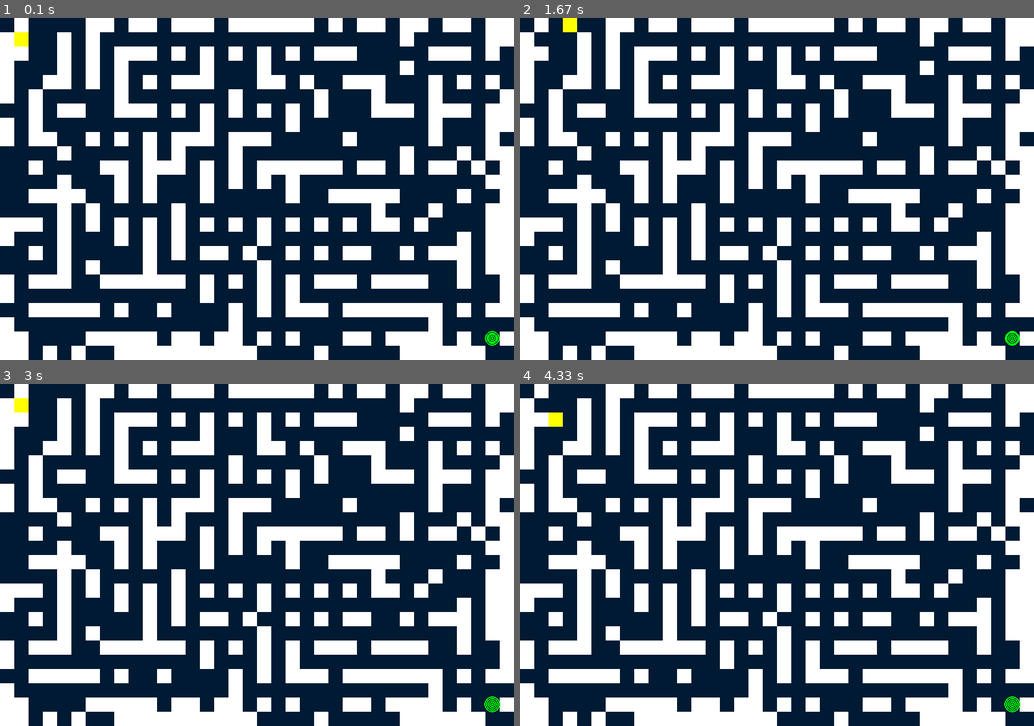
Above: before the commit, frames 1-4 (two rows, left to right).
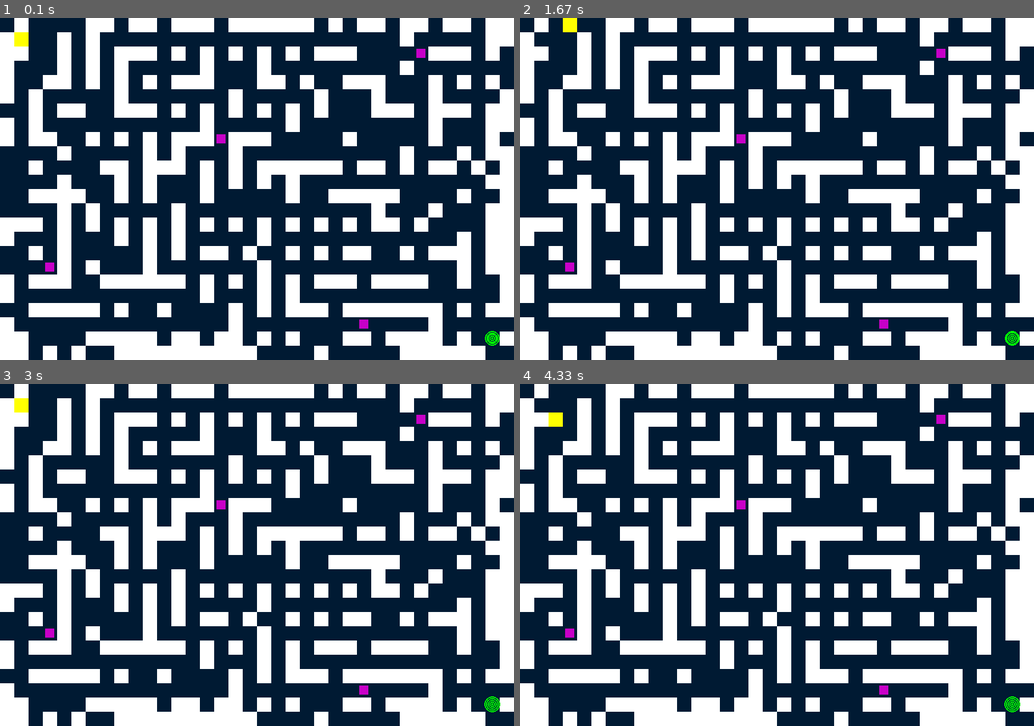
Above: after the commit, the same moments.

Repository: RileyTseng/Pygame
Game: pygame game, started from main.py
The game is run twice, just before and just after one commit, with the same random seed, the same clock (stepped at 60 frames per second) and the same inputs.
Inputs:
- Up to frame 1 (0.1 s): no input
- Up to frame 2 (1.67 s): hold Right 0.33-0.8 s; hold Up 0.83-1.13 s; hold Right 1.17-1.63 s
- Up to frame 3 (3 s): hold Left 1.67-2.2 s; hold Down 2.23-2.53 s; hold Left 2.57-2.97 s
- Up to frame 4 (4.33 s): hold Right 3.4-4.03 s; hold Down from 4.07 s (still down)

The runs differ from the first frame. In frame 1, 0.2% of the frame differs, in the area x 8-83%, y 9-91%; in frame 2, 0.2%; in frame 3, 0.2%; in frame 4, 0.2%.

Commit message:
新增傳送格子--玩家走道格子後會隨機傳到迷宮某處

Diff:
--- a/main.py
+++ b/main.py
@@ -25,6 +25,7 @@
 PLAYER_COLOR = (255, 255, 0)
 EXIT_COLOR = (0, 255, 0)
 HIDDEN_COLOR = (0, 0, 0)  # ★遮蔽黑色
+TRAP_COLOR = (200, 0, 200)  # 新增：傳送陷阱顏色（紫色）
 
 # ---------------------- 遊戲狀態 ----------------------
 maze = []
@@ -32,6 +33,7 @@
 exit_pos = {'x': ROWS - 2, 'y': COLS - 2}
 glow_time = 0
 show_victory = False
+traps = set()  # 存放 (r,c) 的傳送陷阱位置
 
 level = 1
 visible_map = None  # 第二關用：走過的格子
@@ -100,6 +102,18 @@
     player = {'x':1, 'y':1}
     show_victory = False
 
+    # ★ 在每張迷宮上隨機放置 3~7 個傳送陷阱，放在地面 (maze == 0) 上，且不能放在玩家起點或出口
+    traps.clear()
+    available = [(r, c) for r in range(ROWS) for c in range(COLS)
+                 if maze[r][c] == 0 and not (r == player['x'] and c == player['y'])
+                 and not (r == exit_pos['x'] and c == exit_pos['y'])]
+    trap_count = random.randint(3, 7)
+    if available:
+        trap_count = min(trap_count, len(available))
+        chosen = random.sample(available, trap_count)
+        for pos in chosen:
+            traps.add(pos)
+
     # 關卡視野設定
     if level == 1:
         visible_map = None
@@ -130,6 +144,29 @@
                 level += 1
                 generate_maze_for_next_level()
 
+        # ★ 處理傳送陷阱：如果踩到 trap，則立即傳送至地圖上另一個隨機非牆位置（排除出口與其他陷阱），並且移除該陷阱
+        if (nx, ny) in traps:
+            # remove the trap so it cannot be retriggered
+            traps.discard((nx, ny))
+
+            # 找所有可傳送的位置：非牆且不是其他陷阱、不是出口，也不能是玩家當前位置（避免原地傳送）
+            curr_pos = (nx, ny)
+            destinations = [(r, c) for r in range(ROWS) for c in range(COLS)
+                            if maze[r][c] == 0 and (r, c) not in traps
+                            and not (r == exit_pos['x'] and c == exit_pos['y'])
+                            and not (r, c) == curr_pos]
+            if destinations:
+                dest_r, dest_c = random.choice(destinations)
+                # 明確設定整數格座標以確保角色仍在格子中心
+                player['x'], player['y'] = int(dest_r), int(dest_c)
+
+                # 如果是第二關，也要把傳送到的新格子標記為已探索
+                if level == 2 and visible_map is not None:
+                    visible_map[int(dest_r)][int(dest_c)] = True
+            else:
+                # 沒有可傳送的合法位置：保留在原地，但已移除觸發陷阱
+                pass
+
 # ---------------------- 視野繪圖 ----------------------
 def draw_limited_view():
     radius = 2
@@ -159,6 +196,11 @@
 
             if r == exit_pos['x'] and c == exit_pos['y']:
                 pygame.draw.rect(screen, EXIT_COLOR, rect)
+            # 畫陷阱（若該格是地面且目前可見）
+            if (r, c) in traps:
+                # 畫一個小方塊代表陷阱
+                inner = (rect[0]+CELL_SIZE//6, rect[1]+CELL_SIZE//6, CELL_SIZE*2//3, CELL_SIZE*2//3)
+                pygame.draw.rect(screen, TRAP_COLOR, inner)
 
 # ---------------------- 繪圖 ----------------------
 def draw_exit_glow():
@@ -179,6 +221,11 @@
             for c in range(COLS):
                 if maze[r][c] == 1:
                     pygame.draw.rect(screen, WALL_COLOR, (c*CELL_SIZE, r*CELL_SIZE, CELL_SIZE, CELL_SIZE))
+                else:
+                    pygame.draw.rect(screen, BG_COLOR, (c*CELL_SIZE, r*CELL_SIZE, CELL_SIZE, CELL_SIZE))
+                    if (r, c) in traps:
+                        inner = (c*CELL_SIZE + CELL_SIZE//6, r*CELL_SIZE + CELL_SIZE//6, CELL_SIZE*2//3, CELL_SIZE*2//3)
+                        pygame.draw.rect(screen, TRAP_COLOR, inner)
     else:
         draw_limited_view()
 
@@ -201,6 +248,17 @@
     add_extra_paths(maze)
     ensure_exit_reachable(maze)
     show_victory = False
+
+    # 下一關同樣要放陷阱（3~7 個）
+    traps.clear()
+    available = [(r, c) for r in range(ROWS) for c in range(COLS)
+                 if maze[r][c] == 0 and not (r == player['x'] and c == player['y'])
+                 and not (r == exit_pos['x'] and c == exit_pos['y'])]
+    trap_count = random.randint(3, 7)
+    if available:
+        trap_count = min(trap_count, len(available))
+        for pos in random.sample(available, trap_count):
+            traps.add(pos)
 
     if level == 2:
         visible_map = [[False]*COLS for _ in range(ROWS)]
